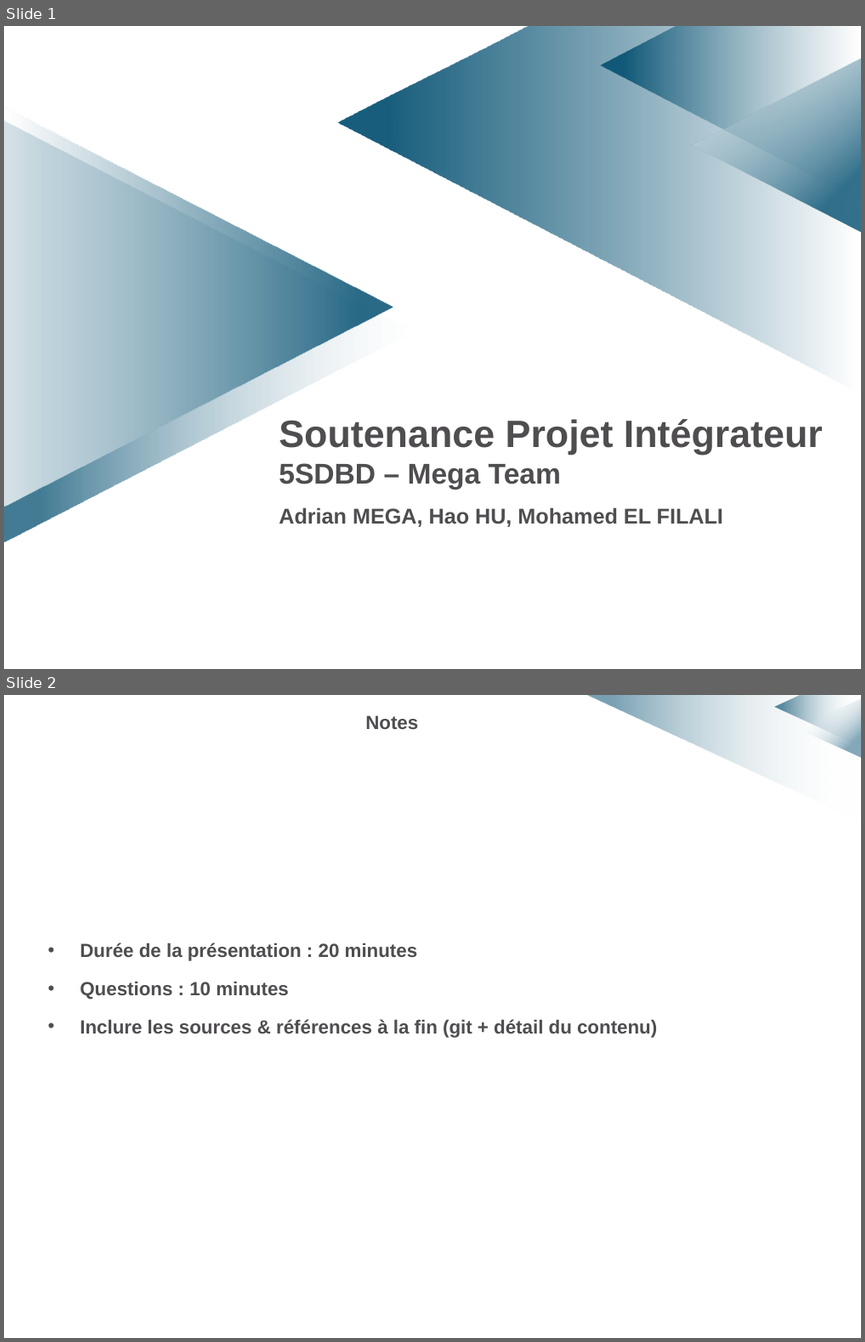
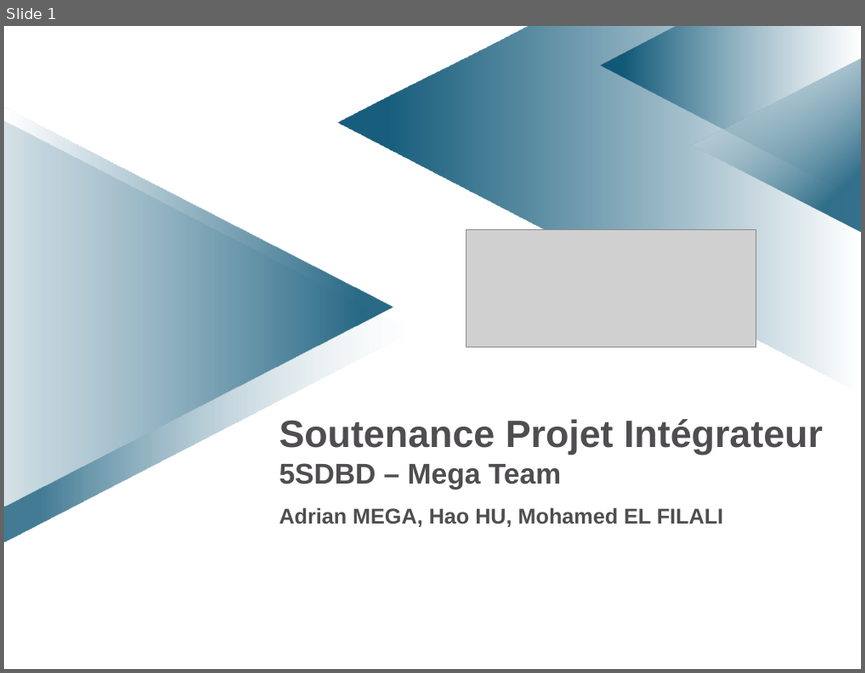
Before and after one commit to elfilalime/images_classification, a slide deck: docs/5sdbd-integrateur-presentation.pptx. Shown one above the other, each under a label of ours: slides 1 and 2 before the commit, slide 1 after it. The pictures are 865x1342 and 865x673 pixels, drawn with LibreOffice and Linux fonts; fonts in the diff are those of the drawing; grey boxes stand for pictures; background and template pictures are left out. Boxes give left, top, right and bottom in pixels: in the first picture for what was removed or moved away, otherwise in the second. Text is boxed around its words. In the diff, an @@ line names an element or a change of style, - is before the commit and + after.

```diff
--- a/docs/5sdbd-integrateur-presentation.pptx
+++ b/docs/5sdbd-integrateur-presentation.pptx
@@ slide 2 removed at [4,695,861,1338], background #FFFFFF @@
@@ text removed at [365,715,418,729] @@
-Notes
@@ freeform shape removed at [585,695,861,821] @@
@@ freeform shape removed at [775,696,860,746] @@
@@ triangle removed at [797,699,861,757] @@
@@ text removed at [80,942,657,1038] @@
-• Durée de la présentation : 20 minutes
-• Questions : 10 minutes
-• Inclure les sources & références à la fin (git + détail du contenu)
@@ slide 1 changed as well @@
@@ triangle at [692,57,861,233]: proportions changed @@
@@ picture added at [466,230,756,347] @@
```
Also in this commit, not shown: 19 slides added, 3 other files.
